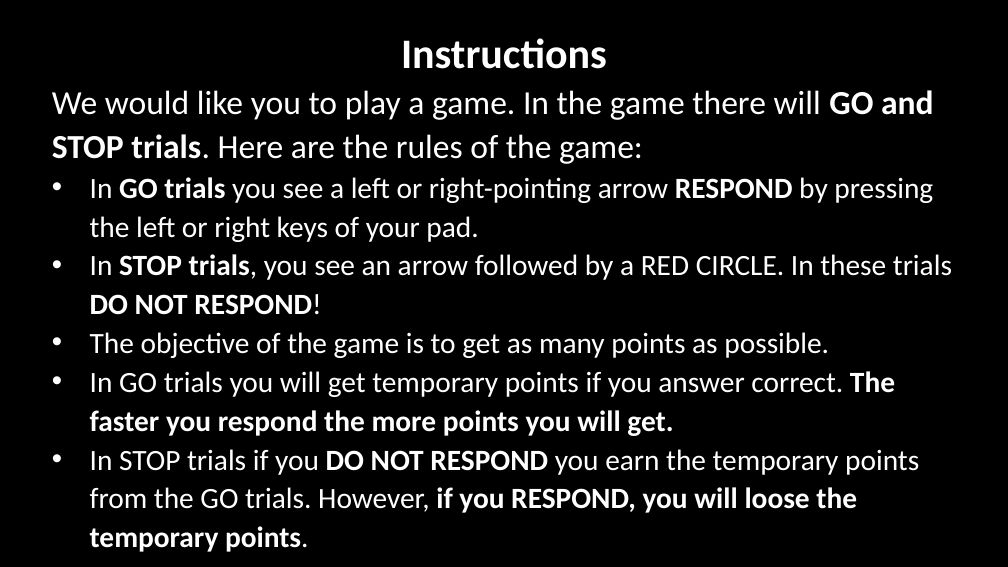
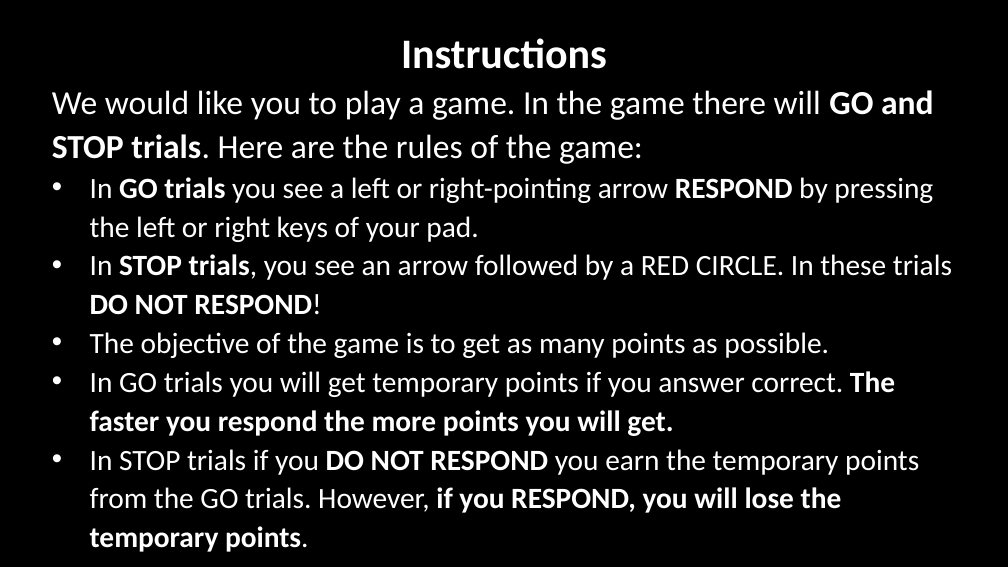
Before and after one commit to LabBench-Society/Protocols, a slide deck: slide 7 of cogni.sst.game/StopSignalGameImages.pptx. Drawn at 1008x567 pixels with LibreOffice and Linux fonts; fonts in the diff are those of the drawing. Boxes give left, top, right and bottom in pixels: in the first picture for what was removed or moved away, otherwise in the second. Text is boxed around its words. In the diff, an @@ line names an element or a change of style, - is before the commit and + after.

```diff
--- a/cogni.sst.game/StopSignalGameImages.pptx
+++ b/cogni.sst.game/StopSignalGameImages.pptx
@@ text at (90,449,919,552): text changed @@
-• In STOP trials if you DO NOT RESPOND you earn the temporary points from the GO trials. However, if you RESPOND, you will loose the temporary points.
+• In STOP trials if you DO NOT RESPOND you earn the temporary points from the GO trials. However, if you RESPOND, you will lose the temporary points.
```
Also in this commit, not shown: 6 other files.
